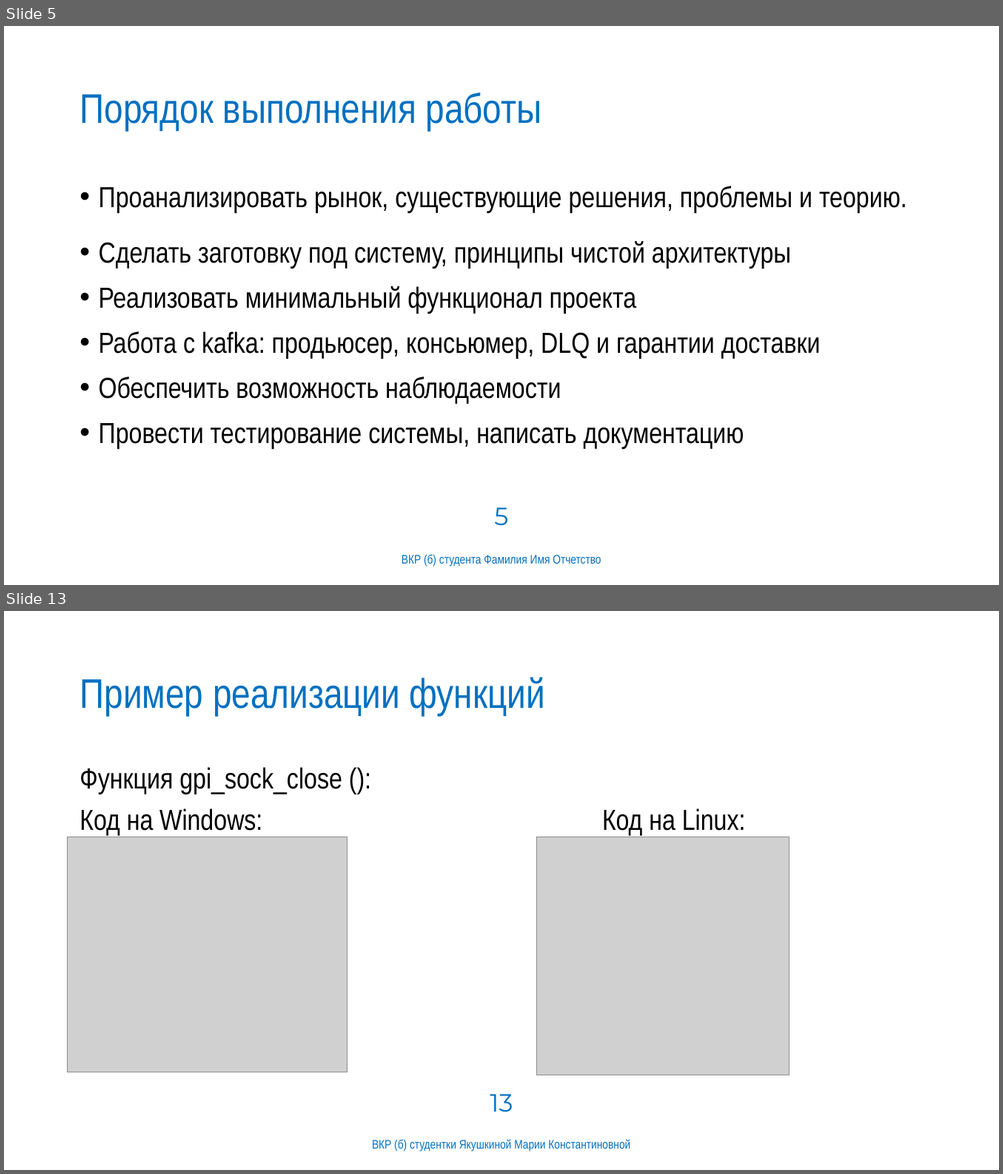
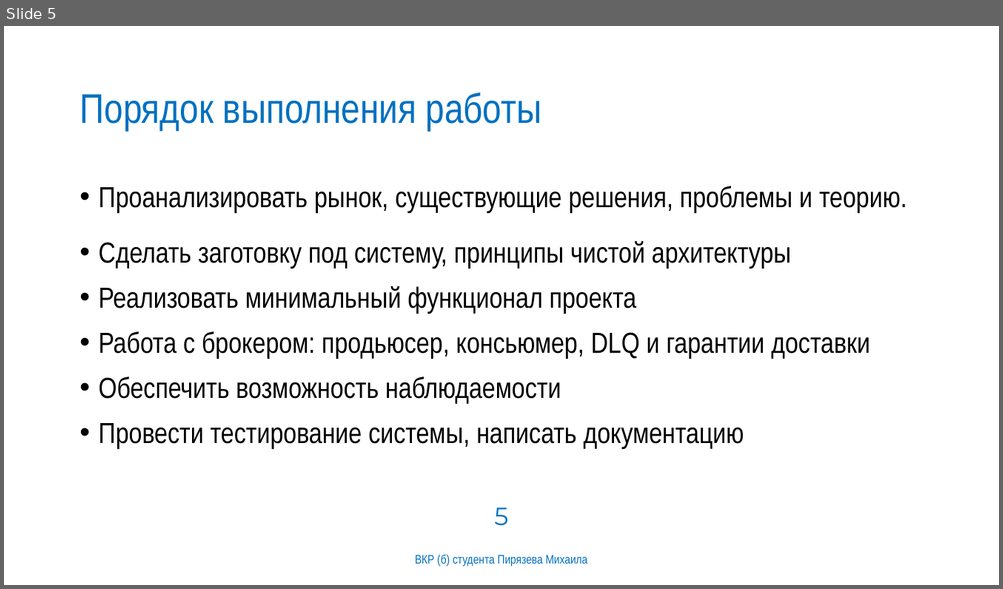
Before and after one commit to MAPiryazev/Diploma, a slide deck: docs/презентация.pptx. Shown one above the other, each under a label of ours: slides 5 and 13 before the commit, slide 5 after it; the slides between them are not shown. The pictures are 1003x1174 and 1003x589 pixels, drawn with LibreOffice and Linux fonts; fonts in the diff are those of the drawing; grey boxes stand for pictures; background and template pictures are left out. Boxes give left, top, right and bottom in pixels: in the first picture for what was removed or moved away, otherwise in the second. Text is boxed around its words. In the diff, an @@ line names an element or a change of style, - is before the commit and + after.

```diff
--- a/docs/презентация.pptx
+++ b/docs/презентация.pptx
@@ slide 13 removed at bbox=[4, 611, 999, 1170], background #FFFFFF @@
@@ title removed at bbox=[79, 677, 545, 715] @@
-Пример реализации функций
@@ text removed at bbox=[79, 767, 745, 835] @@
-Функция gpi_sock_close ():
-Код на Windows: Код на Linux:
@@ picture removed at bbox=[68, 838, 347, 1073] @@
@@ picture removed at bbox=[537, 837, 790, 1076] @@
@@ page number removed at bbox=[489, 1094, 512, 1113] @@
-13
@@ text removed at bbox=[372, 1139, 630, 1152] @@
-ВКР (б) студентки Якушкиной Марии Константиновной
@@ slide 5 changed as well @@
@@ text at bbox=[99, 332, 870, 358]: text changed @@
-• Работа с kafka: продьюсер, консьюмер, DLQ и гарантии доставки
+• Работа с брокером: продьюсер, консьюмер, DLQ и гарантии доставки
@@ text at bbox=[415, 554, 588, 567]: text changed @@
-ВКР (б) студента Фамилия Имя Отчетство
+ВКР (б) студента Пирязева Михаила
```
Also in this commit, not shown: 4 other slides changed, 10 slides added, 11 other slides removed, 6 other files.
